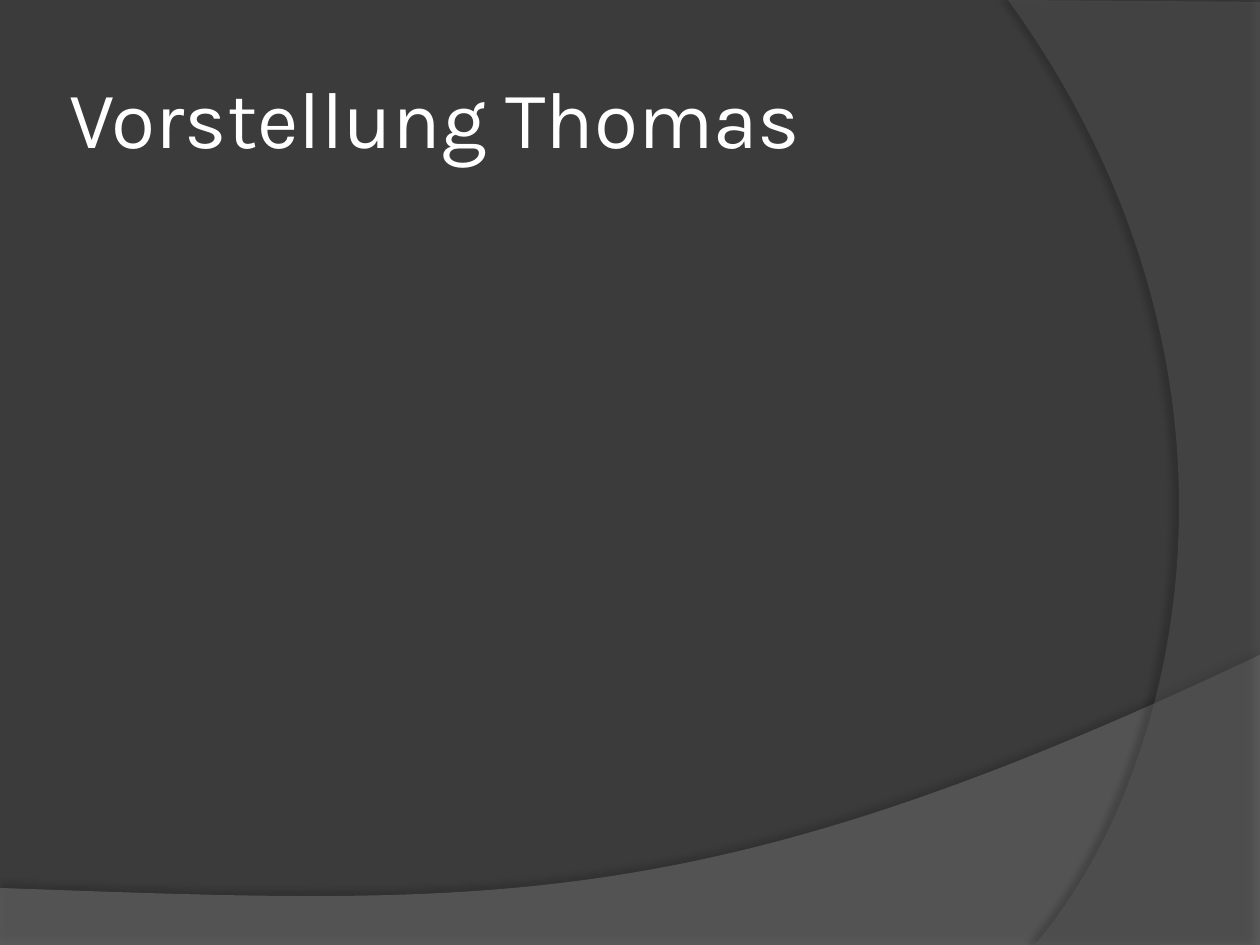
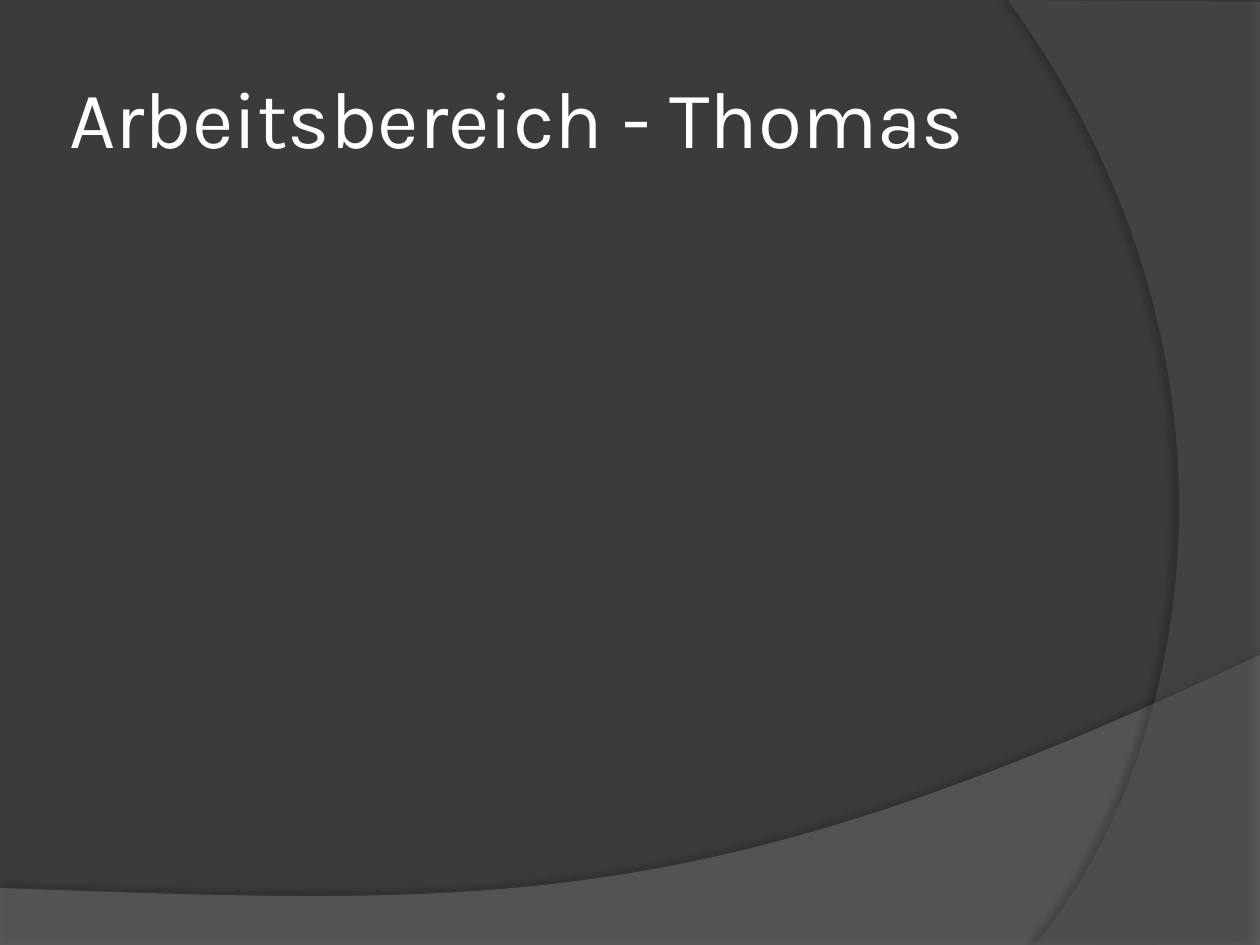
Before and after one commit to mbohlaender/pam, a slide deck: slide 6 of documentation/presentation.pptx. Drawn at 1260x945 pixels with LibreOffice and Linux fonts; fonts in the diff are those of the drawing. Boxes give left, top, right and bottom in pixels: in the first picture for what was removed or moved away, otherwise in the second. Text is boxed around its words. In the diff, an @@ line names an element or a change of style, - is before the commit and + after.

Commit message:
Fix presentation.

```diff
--- a/documentation/presentation.pptx
+++ b/documentation/presentation.pptx
@@ title at [69, 92, 965, 149]: text changed @@
-Vorstellung Thomas
+Arbeitsbereich - Thomas
```
Also in this commit, not shown: 4 other slides changed, 4 slides added, 5 slides removed.
